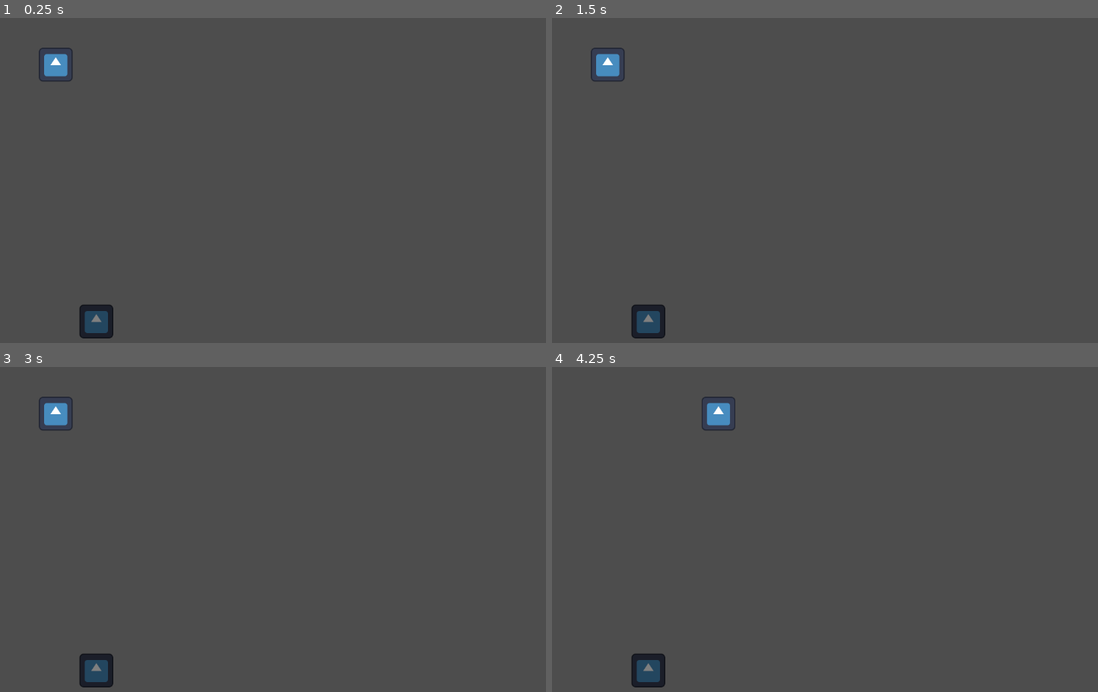
Above: before the commit, frames 1-4 (two rows, left to right).
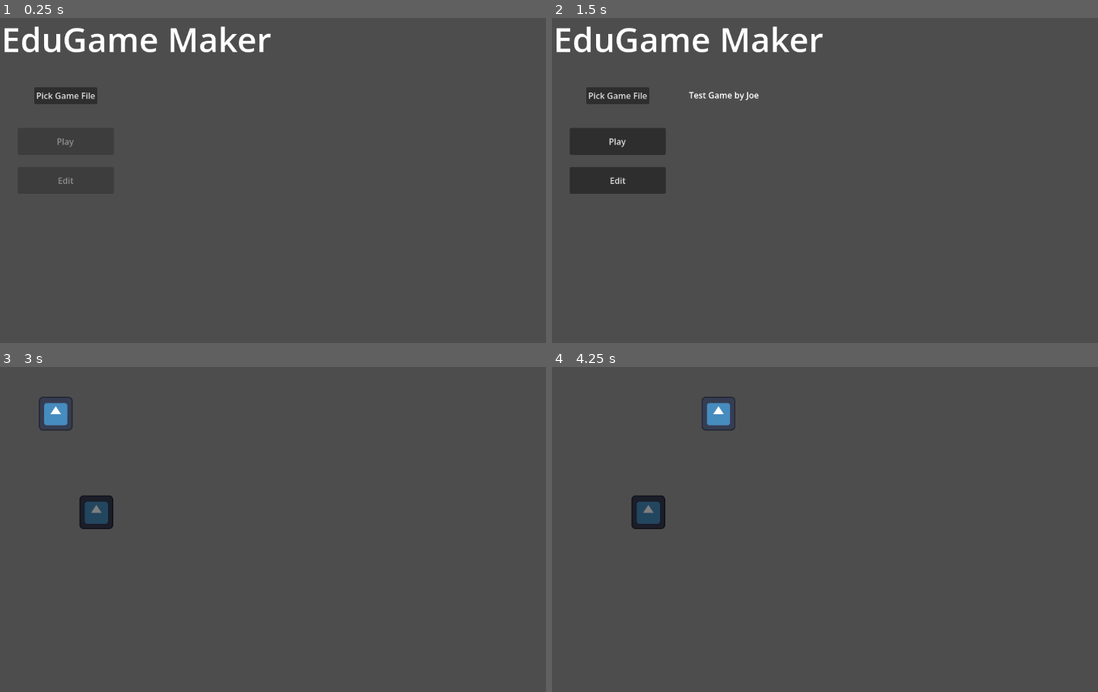
Above: after the commit, the same moments.

Repository: jsaur92/edamame
Game: Godot game, scene res://scenes/menu/main_menu.tscn
The game is run twice, just before and just after one commit, with the same random seed, the same clock (stepped at 60 frames per second) and the same inputs. Before the commit the project starts from res://scenes/game/game.tscn. The engine's default icon, where the game draws it, is replaced by a stand-in: a white triangle on a blue panel in a dark square.
Inputs (mouse positions are in pixels of both pictures, inside the frame that each line leads up to):
- Up to frame 1 (0.25 s): no input
- Up to frame 2 (1.5 s): click (617, 96) at 0.5 s, where only the run after the commit has a clickable "Pick Game File"; click (934, 300) at 1.25 s, where only the run after the commit has a clickable "Select"
- Up to frame 3 (3 s): click (65, 529) at 2 s, where only the run after the commit has a clickable "Edit"; click (65, 490) at 2.75 s, where only the run after the commit has a clickable "Play"
- Up to frame 4 (4.25 s): tap Enter at 3.5 s; hold D (right) from 3.53 s (still down); tap Space (interact) at 3.6 s

The runs differ from the first frame. In frame 1, 3.1% of the frame differs, in the area x 0-50%, y 2-99%; in frame 2, 6.0%; in frame 3, 1.3%; in frame 4, 1.3%.

Commit message:
add main menu and interactable objects

Diff:
--- a/assets/resources/test_game.tres
+++ b/assets/resources/test_game.tres
@@ -1,75 +1,94 @@
 [gd_resource type="Resource" script_class="GameData" format=3 uid="uid://vpyocnf3c76h"]
 
-[ext_resource type="Script" uid="uid://yn4vu5ct3xdg" path="res://scripts/resources/game_data/environments/environment_data.gd" id="1_1ivwu"]
-[ext_resource type="Script" uid="uid://bpso5g01i1yvs" path="res://scripts/resources/game_data/activities/activity_data.gd" id="1_g03ti"]
-[ext_resource type="Script" uid="uid://rcg0vsvbptup" path="res://scripts/resources/game_data/activities/activity_library.gd" id="2_jnu4i"]
-[ext_resource type="Script" uid="uid://ccqcmhmnuqt8j" path="res://scripts/resources/game_data/activities/multiple-choice/mc_answer.gd" id="2_jrwop"]
-[ext_resource type="Script" uid="uid://b1ir2t21ostou" path="res://scripts/resources/game_data/game_data.gd" id="2_uauhc"]
-[ext_resource type="Script" uid="uid://uuh16mk3uto3" path="res://scripts/resources/game_data/activities/canvas/canvas_content.gd" id="3_iibug"]
-[ext_resource type="Script" uid="uid://c8oidyh2lkxt5" path="res://scripts/resources/game_data/objects/object_instance.gd" id="4_vi61h"]
-[ext_resource type="Script" uid="uid://bq5gwuq8mk1ht" path="res://scripts/resources/game_data/activities/canvas/canvas_content_text.gd" id="4_vknec"]
-[ext_resource type="Script" uid="uid://dewv8c5uj2ihu" path="res://scripts/resources/game_data/activities/canvas/canvas.gd" id="5_3yh2q"]
-[ext_resource type="Script" uid="uid://da8wcwdigblny" path="res://scripts/resources/game_data/activities/canvas/canvas_content_image.gd" id="5_iibug"]
-[ext_resource type="Script" uid="uid://bfbx5oowc5ae5" path="res://scripts/resources/game_data/environments/terrain_data.gd" id="5_tp5cr"]
-[ext_resource type="Script" uid="uid://5vu06rcfmh5e" path="res://scripts/resources/game_data/activities/multiple-choice/mc_activity.gd" id="6_7lwst"]
-[ext_resource type="Script" uid="uid://bul6ia38j5v6b" path="res://scripts/resources/game_data/objects/object_data.gd" id="6_je7t3"]
-[ext_resource type="Script" uid="uid://btjrhlhaey0u2" path="res://scripts/resources/game_data/objects/modifiers/object_mod.gd" id="7_jnu4i"]
-[ext_resource type="Script" uid="uid://5xk0bnggh24o" path="res://scripts/resources/game_data/objects/object_library.gd" id="7_qmwx8"]
+[ext_resource type="Script" uid="uid://bpso5g01i1yvs" path="res://scripts/resources/game_data/activities/activity_data.gd" id="1_m00u0"]
+[ext_resource type="Script" uid="uid://ccqcmhmnuqt8j" path="res://scripts/resources/game_data/activities/multiple-choice/mc_answer.gd" id="2_dn8nu"]
+[ext_resource type="Script" uid="uid://uuh16mk3uto3" path="res://scripts/resources/game_data/activities/canvas/canvas_content.gd" id="3_tanaa"]
+[ext_resource type="Script" uid="uid://bq5gwuq8mk1ht" path="res://scripts/resources/game_data/activities/canvas/canvas_content_text.gd" id="4_2txln"]
+[ext_resource type="Script" uid="uid://da8wcwdigblny" path="res://scripts/resources/game_data/activities/canvas/canvas_content_image.gd" id="5_kiowj"]
+[ext_resource type="Script" uid="uid://dewv8c5uj2ihu" path="res://scripts/resources/game_data/activities/canvas/canvas.gd" id="6_3kame"]
+[ext_resource type="Script" uid="uid://5vu06rcfmh5e" path="res://scripts/resources/game_data/activities/multiple-choice/mc_activity.gd" id="7_h6h8x"]
+[ext_resource type="Script" uid="uid://rcg0vsvbptup" path="res://scripts/resources/game_data/activities/activity_library.gd" id="8_v1wsp"]
+[ext_resource type="Script" uid="uid://yn4vu5ct3xdg" path="res://scripts/resources/game_data/environments/environment_data.gd" id="9_fl2ef"]
+[ext_resource type="Script" uid="uid://c8oidyh2lkxt5" path="res://scripts/resources/game_data/objects/object_instance.gd" id="10_nq8pd"]
+[ext_resource type="Script" uid="uid://btjrhlhaey0u2" path="res://scripts/resources/game_data/objects/modifiers/object_mod.gd" id="11_xpfb6"]
+[ext_resource type="Script" uid="uid://bul6ia38j5v6b" path="res://scripts/resources/game_data/objects/object_data.gd" id="12_4fm7p"]
+[ext_resource type="Script" uid="uid://bm5ki8hon2jai" path="res://scripts/resources/game_data/objects/modifiers/mod_collidable.gd" id="12_dn8nu"]
+[ext_resource type="Script" uid="uid://b8ktbc2g5dckx" path="res://scripts/resources/game_data/commands/command_node.gd" id="13_2txln"]
+[ext_resource type="Script" uid="uid://bfbx5oowc5ae5" path="res://scripts/resources/game_data/environments/terrain_data.gd" id="13_15jn7"]
+[ext_resource type="Script" uid="uid://b8umwh4qgb70w" path="res://scripts/resources/game_data/objects/modifiers/mod_interactable.gd" id="14_kiowj"]
+[ext_resource type="Script" uid="uid://5xk0bnggh24o" path="res://scripts/resources/game_data/objects/object_library.gd" id="14_tidjm"]
+[ext_resource type="Script" uid="uid://b1ir2t21ostou" path="res://scripts/resources/game_data/game_data.gd" id="15_p2p4l"]
 
 [sub_resource type="Resource" id="Resource_03g2o"]
-script = ExtResource("2_jrwop")
+script = ExtResource("2_dn8nu")
 correct = true
 metadata/_custom_type_script = "uid://ccqcmhmnuqt8j"
 
 [sub_resource type="Resource" id="Resource_gxs6v"]
-script = ExtResource("2_jrwop")
+script = ExtResource("2_dn8nu")
 metadata/_custom_type_script = "uid://ccqcmhmnuqt8j"
 
 [sub_resource type="Resource" id="Resource_dic47"]
-script = ExtResource("2_jrwop")
+script = ExtResource("2_dn8nu")
 metadata/_custom_type_script = "uid://ccqcmhmnuqt8j"
 
 [sub_resource type="Resource" id="Resource_kn10n"]
-script = ExtResource("2_jrwop")
+script = ExtResource("2_dn8nu")
 metadata/_custom_type_script = "uid://ccqcmhmnuqt8j"
 
 [sub_resource type="Resource" id="Resource_hgfrx"]
-script = ExtResource("4_vknec")
+script = ExtResource("4_2txln")
 metadata/_custom_type_script = "uid://bq5gwuq8mk1ht"
 
 [sub_resource type="Resource" id="Resource_jkf3q"]
-script = ExtResource("5_iibug")
+script = ExtResource("5_kiowj")
 metadata/_custom_type_script = "uid://da8wcwdigblny"
 
 [sub_resource type="Resource" id="Resource_k5egv"]
-script = ExtResource("5_3yh2q")
-content = Array[ExtResource("3_iibug")]([SubResource("Resource_hgfrx"), SubResource("Resource_jkf3q")])
+script = ExtResource("6_3kame")
+content = Array[ExtResource("3_tanaa")]([SubResource("Resource_hgfrx"), SubResource("Resource_jkf3q")])
 metadata/_custom_type_script = "uid://dewv8c5uj2ihu"
 
 [sub_resource type="Resource" id="Resource_5gjb6"]
-script = ExtResource("6_7lwst")
-answer_choices = Array[ExtResource("2_jrwop")]([SubResource("Resource_03g2o"), SubResource("Resource_gxs6v"), SubResource("Resource_dic47"), SubResource("Resource_kn10n")])
+script = ExtResource("7_h6h8x")
+answer_choices = Array[ExtResource("2_dn8nu")]([SubResource("Resource_03g2o"), SubResource("Resource_gxs6v"), SubResource("Resource_dic47"), SubResource("Resource_kn10n")])
 multiple_selection = true
 canvas = SubResource("Resource_k5egv")
 metadata/_custom_type_script = "uid://5vu06rcfmh5e"
 
 [sub_resource type="Resource" id="Resource_pf7tr"]
-script = ExtResource("2_jnu4i")
-activities = Dictionary[String, ExtResource("1_g03ti")]({
+script = ExtResource("8_v1wsp")
+activities = Dictionary[String, ExtResource("1_m00u0")]({
 "": SubResource("Resource_5gjb6")
 })
 metadata/_custom_type_script = "uid://rcg0vsvbptup"
 
+[sub_resource type="RectangleShape2D" id="RectangleShape2D_dn8nu"]
+size = Vector2(64, 64)
+
+[sub_resource type="Resource" id="Resource_tanaa"]
+script = ExtResource("12_dn8nu")
+shape = SubResource("RectangleShape2D_dn8nu")
+metadata/_custom_type_script = "uid://bm5ki8hon2jai"
+
+[sub_resource type="Resource" id="Resource_3kame"]
+script = ExtResource("14_kiowj")
+metadata/_custom_type_script = "uid://b8umwh4qgb70w"
+
 [sub_resource type="Resource" id="Resource_mldwq"]
-script = ExtResource("6_je7t3")
+script = ExtResource("12_4fm7p")
 uid = 235432
 name = "test_object"
+mods = Dictionary[int, ExtResource("11_xpfb6")]({
+1: SubResource("Resource_tanaa"),
+2: SubResource("Resource_3kame")
+})
 metadata/_custom_type_script = "uid://bul6ia38j5v6b"
 
 [sub_resource type="Resource" id="Resource_fftk8"]
-script = ExtResource("4_vi61h")
+script = ExtResource("10_nq8pd")
 object_data = SubResource("Resource_mldwq")
-position = Vector2(200, 600)
+position = Vector2(200, 300)
 metadata/_custom_type_script = "uid://c8oidyh2lkxt5"
 
 [sub_resource type="TileMapPattern" id="TileMapPattern_fftk8"]
--- /dev/null
+++ b/assets/shaders/interactable_notif.gdshader
@@ -0,0 +1,18 @@
+shader_type canvas_item;
+
+uniform float speed = 5.;
+uniform float range = 5.;
+
+void vertex() {
+	// Called for every vertex the material is visible on.
+	VERTEX.y += sin(TIME*speed)*range;
+}
+
+void fragment() {
+	// Called for every pixel the material is visible on.
+}
+
+//void light() {
+//	// Called for every pixel for every light affecting the CanvasItem.
+//	// Uncomment to replace the default light processing function with this one.
+//}
--- a/project.godot
+++ b/project.godot
@@ -11,7 +11,7 @@
 [application]
 
 config/name="Edu Game Maker"
-run/main_scene="uid://1q8s36b2tttc"
+run/main_scene="uid://e7ed5bvjy3jm"
 config/features=PackedStringArray("4.6", "GL Compatibility")
 
 [input]
--- a/scenes/game/game.tscn
+++ b/scenes/game/game.tscn
@@ -1,8 +1,6 @@
 [gd_scene format=3 uid="uid://1q8s36b2tttc"]
 
 [ext_resource type="Script" uid="uid://4g3556u6dvr5" path="res://scripts/nodes/game.gd" id="1_7h61r"]
-[ext_resource type="Resource" uid="uid://vpyocnf3c76h" path="res://assets/resources/test_game.tres" id="2_7h61r"]
 
 [node name="Game" type="Node2D" unique_id=1292568037]
 script = ExtResource("1_7h61r")
-game_data = ExtResource("2_7h61r")
--- /dev/null
+++ b/scenes/game/interactable.tscn
@@ -0,0 +1,34 @@
+[gd_scene format=3 uid="uid://dfj6lxi3an2pu"]
+
+[ext_resource type="Shader" uid="uid://lar7uf85upcu" path="res://assets/shaders/interactable_notif.gdshader" id="1_ayrmb"]
+[ext_resource type="Script" uid="uid://dpb4t37e0pobc" path="res://scripts/nodes/interactable.gd" id="1_d1qck"]
+[ext_resource type="Texture2D" uid="uid://camukwtom7q2g" path="res://assets/textures/exclamation.png" id="2_r76b7"]
+
+[sub_resource type="ShaderMaterial" id="ShaderMaterial_deyk2"]
+
+[sub_resource type="CircleShape2D" id="CircleShape2D_d1qck"]
+radius = 96.0
+
+[sub_resource type="ShaderMaterial" id="ShaderMaterial_ayrmb"]
+shader = ExtResource("1_ayrmb")
+shader_parameter/speed = 5.0
+shader_parameter/range = 5.0
+
+[node name="Interactable" type="Node2D" unique_id=382809221 node_paths=PackedStringArray("notif_sprite")]
+material = SubResource("ShaderMaterial_deyk2")
+script = ExtResource("1_d1qck")
+notif_sprite = NodePath("Notif")
+
+[node name="Area2D" type="Area2D" parent="." unique_id=151157265]
+
+[node name="CollisionShape2D" type="CollisionShape2D" parent="Area2D" unique_id=1714173365]
+shape = SubResource("CircleShape2D_d1qck")
+
+[node name="Notif" type="Sprite2D" parent="." unique_id=1425498185]
+visible = false
+material = SubResource("ShaderMaterial_ayrmb")
+position = Vector2(0, -60)
+texture = ExtResource("2_r76b7")
+
+[connection signal="body_entered" from="Area2D" to="." method="_on_area_2d_body_entered"]
+[connection signal="body_exited" from="Area2D" to="." method="_on_area_2d_body_exited"]
--- a/scenes/game/object.tscn
+++ b/scenes/game/object.tscn
@@ -3,10 +3,14 @@
 [ext_resource type="Script" uid="uid://2b1q5ufi674q" path="res://scripts/nodes/object.gd" id="1_mjy2w"]
 [ext_resource type="Texture2D" uid="uid://cmm2dkhfw2lgh" path="res://assets/textures/icon.svg" id="2_y3305"]
 
-[node name="Object" type="Node2D" unique_id=629950659]
+[node name="Object" type="StaticBody2D" unique_id=2062534159 node_paths=PackedStringArray("collision_shape")]
 script = ExtResource("1_mjy2w")
+collision_shape = NodePath("CollisionShape2D")
 
 [node name="Sprite2D" type="Sprite2D" parent="." unique_id=1397433628]
 modulate = Color(0.49803922, 0.49803922, 0.49803922, 1)
 scale = Vector2(0.5, 0.5)
 texture = ExtResource("2_y3305")
+
+[node name="CollisionShape2D" type="CollisionShape2D" parent="." unique_id=582444984]
+disabled = true
--- /dev/null
+++ b/scenes/menu/main_menu.tscn
@@ -0,0 +1,75 @@
+[gd_scene format=3 uid="uid://e7ed5bvjy3jm"]
+
+[ext_resource type="Script" uid="uid://brbk3erpvocqq" path="res://scripts/nodes/menus/main_menu.gd" id="1_nl8w3"]
+
+[node name="MainMenu" type="Control" unique_id=1368819876 node_paths=PackedStringArray("play_button", "edit_button", "file_dialog", "game_text")]
+layout_mode = 3
+anchors_preset = 15
+anchor_right = 1.0
+anchor_bottom = 1.0
+grow_horizontal = 2
+grow_vertical = 2
+script = ExtResource("1_nl8w3")
+play_button = NodePath("PlayButton")
+edit_button = NodePath("EditButton")
+file_dialog = NodePath("FileDialog")
+game_text = NodePath("GameText")
+
+[node name="TitleText" type="RichTextLabel" parent="." unique_id=846571225]
+layout_mode = 1
+anchors_preset = 10
+anchor_right = 1.0
+offset_left = 20.0
+offset_top = 20.0
+offset_right = -20.0
+offset_bottom = 114.0
+grow_horizontal = 2
+theme_override_font_sizes/normal_font_size = 64
+text = "EduGame Maker"
+scroll_active = false
+
+[node name="PickFileButton" type="Button" parent="." unique_id=1361611074]
+layout_mode = 1
+offset_left = 82.0
+offset_top = 156.0
+offset_right = 202.0
+offset_bottom = 188.0
+text = "Pick Game File"
+
+[node name="PlayButton" type="Button" parent="." unique_id=799238178]
+layout_mode = 1
+offset_left = 51.0
+offset_top = 233.0
+offset_right = 233.0
+offset_bottom = 284.0
+disabled = true
+text = "Play"
+
+[node name="EditButton" type="Button" parent="." unique_id=186929316]
+layout_mode = 1
+offset_left = 51.0
+offset_top = 307.0
+offset_right = 233.0
+offset_bottom = 358.0
+disabled = true
+text = "Edit"
+
+[node name="GameText" type="RichTextLabel" parent="." unique_id=1789245458]
+layout_mode = 1
+offset_left = 277.0
+offset_top = 146.0
+offset_right = 517.0
+offset_bottom = 195.0
+vertical_alignment = 1
+
+[node name="FileDialog" type="FileDialog" parent="." unique_id=1552736645]
+oversampling_override = 1.0
+title = "Open a File"
+ok_button_text = "Select"
+file_mode = 0
+root_subfolder = "res://assets/resources/"
+
+[connection signal="pressed" from="PickFileButton" to="." method="_on_pick_file_button_pressed"]
+[connection signal="pressed" from="PlayButton" to="." method="_on_play_button_pressed"]
+[connection signal="pressed" from="EditButton" to="." method="_on_edit_button_pressed"]
+[connection signal="file_selected" from="FileDialog" to="." method="_on_file_dialog_file_selected"]
--- /dev/null
+++ b/scripts/globals/const_scenes.gd
@@ -0,0 +1,7 @@
+class_name ConstScenes
+## Helper class containing static references to many PackedScenes.
+
+const GAME = preload("uid://1q8s36b2tttc")
+const ENVIRONMENT = preload("uid://c4h1sc5o7rilv")
+const OBJECT = preload("uid://6l5iyo5bci0o")
+const INTERACTABLE = preload("uid://dfj6lxi3an2pu")
--- a/scripts/nodes/environment.gd
+++ b/scripts/nodes/environment.gd
@@ -4,7 +4,6 @@
 @export var tilemap : TileMapLayer
 @export var objects_root : Node2D
 var environment_data : EnvironmentData
-const OBJECT_SCENE = preload("res://scenes/game/object.tscn")
 
 func setup(data:EnvironmentData):
 	environment_data = data
@@ -21,6 +20,6 @@
 	for child in objects_root.get_children():
 		child.queue_free()
 	for object in environment_data.get_objects():
-		var new_obj : GameObject = OBJECT_SCENE.instantiate()
+		var new_obj : GameObject = ConstScenes.OBJECT.instantiate()
 		new_obj.load_data(object)
 		objects_root.add_child(new_obj)
--- a/scripts/nodes/game.gd
+++ b/scripts/nodes/game.gd
@@ -3,9 +3,11 @@
 @export var game_data : GameData
 var environment : GameEnvironment
 
-const ENVIRONMENT_SCENE = preload("uid://c4h1sc5o7rilv")
+## Sets game_data. Call after instantiation and before adding as child of scene.
+func setup(_game_data:GameData):
+	game_data = _game_data
 
 func _ready() -> void:
-	environment = ENVIRONMENT_SCENE.instantiate()
+	environment = ConstScenes.ENVIRONMENT.instantiate()
 	add_child(environment)
 	environment.setup(game_data.get_environment())
--- /dev/null
+++ b/scripts/nodes/interactable.gd
@@ -0,0 +1,21 @@
+extends Node2D
+
+@export var notif_sprite : Sprite2D
+var player_in_range : bool = false
+
+
+func _on_area_2d_body_entered(body: Node2D) -> void:
+	if body is Player:
+		player_in_range = true
+		notif_sprite.visible = true
+
+
+func _on_area_2d_body_exited(body: Node2D) -> void:
+	if body is Player:
+		player_in_range = false
+		notif_sprite.visible = false
+
+
+func _input(event: InputEvent) -> void:
+	if Input.is_action_just_pressed("interact") and player_in_range:
+		print("interacted!")
--- /dev/null
+++ b/scripts/nodes/menus/main_menu.gd
@@ -0,0 +1,36 @@
+extends Control
+
+@export var play_button : Button
+@export var edit_button : Button
+@export var file_dialog : FileDialog
+@export var game_text : RichTextLabel
+var game_data : GameData
+
+
+func _on_pick_file_button_pressed() -> void:
+	file_dialog.popup_file_dialog()
+
+
+func _on_file_dialog_file_selected(path: String) -> void:
+	game_data = load(path)
+	set_game_text()
+	enable_buttons()
+
+
+func set_game_text() -> void:
+	game_text.text = game_data.title + " by " + game_data.author
+
+
+func enable_buttons(enable:bool=true) -> void:
+	play_button.disabled = not enable
+	edit_button.disabled = not enable
+
+
+func _on_play_button_pressed() -> void:
+	var game_scene = ConstScenes.GAME.instantiate()
+	game_scene.setup(game_data)
+	get_tree().change_scene_to_node(game_scene)
+
+
+func _on_edit_button_pressed() -> void:
+	pass # Replace with function body.
--- a/scripts/nodes/object.gd
+++ b/scripts/nodes/object.gd
@@ -3,15 +3,21 @@
 
 @export var object_data : ObjectData
 @export var instance_data : ObjectInstanceData
+@export var collision_shape : CollisionShape2D
 
 func _ready() -> void:
-	setup()
+	setup_position()
 
 
-func setup() -> void:
+func setup_position() -> void:
 	position = instance_data.position
 
 
 func load_data(obj_inst : ObjectInstanceData) -> void:
 	instance_data = obj_inst
 	object_data = instance_data.object_data
+	if object_data.is_collidable():
+		collision_shape.shape = object_data.get_mod(Enums.ObjectModType.COLLIDABLE).get_shape()
+	collision_shape.disabled = not object_data.is_collidable()
+	if object_data.is_interactable():
+		add_child(ConstScenes.INTERACTABLE.instantiate())
--- a/scripts/nodes/player.gd
+++ b/scripts/nodes/player.gd
@@ -1,3 +1,4 @@
+class_name Player
 extends CharacterBody2D
 ## Controller for the Player.
 
@@ -23,8 +24,8 @@
 
 
 func on_interact():
-	print("Interact pressed!")
+	pass
 
 
 func on_inventory():
-	print("Inventory pressed!")
+	pass
--- a/scripts/resources/game_data/objects/modifiers/mod_collidable.gd
+++ b/scripts/resources/game_data/objects/modifiers/mod_collidable.gd
@@ -6,4 +6,7 @@
 ## for multiple shapes with different positioning.
 
 ## The shape of the collision of the Object.
-@export var shape : Shape2D
+@export var shape : Shape2D = RectangleShape2D.new()
+
+func get_shape() -> Shape2D:
+	return shape
--- a/scripts/resources/game_data/objects/object_data.gd
+++ b/scripts/resources/game_data/objects/object_data.gd
@@ -34,3 +34,8 @@
 ## Returns true if this ObjectData is Interactable, false otherwise.
 func is_interactable() -> bool:
 	return mods.has(Enums.ObjectModType.INTERACTABLE)
+
+
+## Returns a given ObjectMod. Returns null if nonexistent.
+func get_mod(mod_type:Enums.ObjectModType):
+	return mods.get(mod_type)
Not shown: 1 places in assets/resources/test_game.tres that only renumber resources
Not shown, added: assets/shaders/interactable_notif.gdshader.uid
Binary file added: assets/textures/exclamation.png
Not shown, added: assets/textures/exclamation.png.import
Not shown, added: scripts/globals/const_scenes.gd.uid
Not shown, added: scripts/nodes/interactable.gd.uid
Not shown, added: scripts/nodes/menus/main_menu.gd.uid
